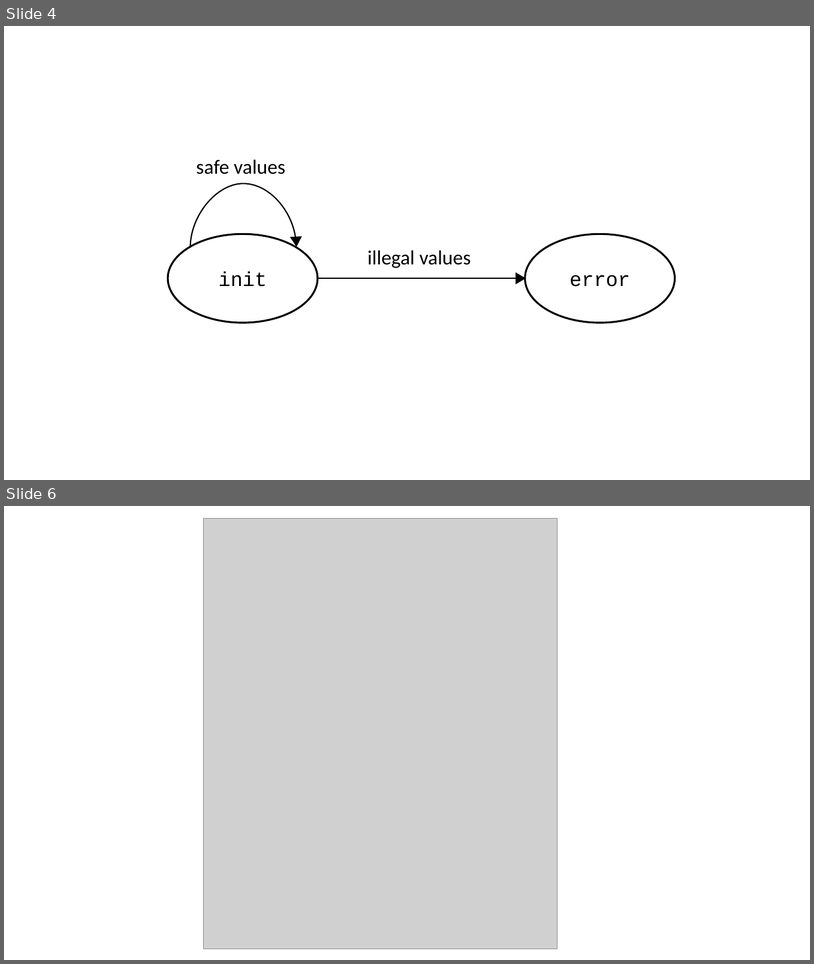
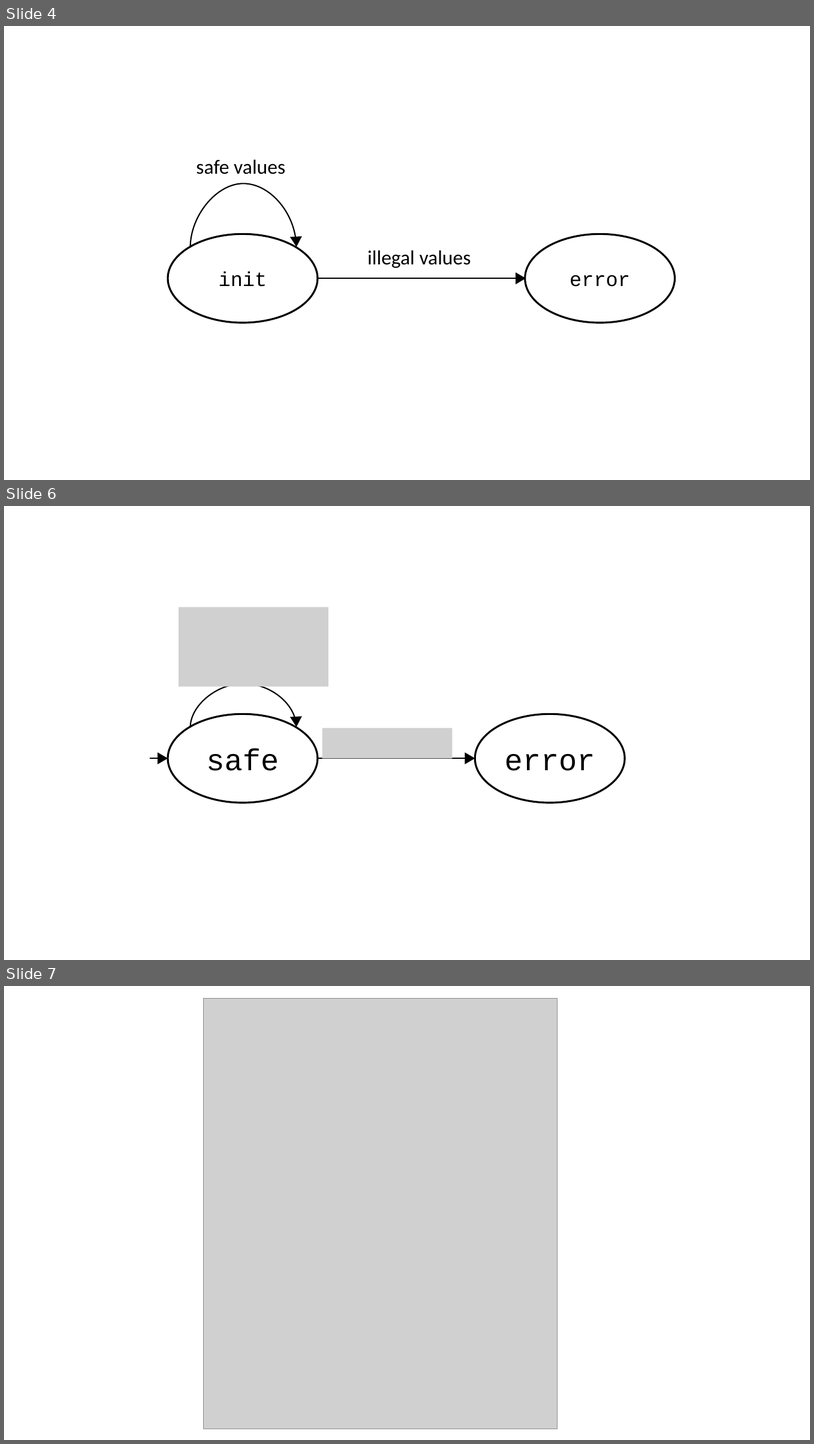
Before and after one commit to aritradhar/FSE2015, a slide deck: images/ArrayIndex.pptx. Shown one above the other, each under a label of ours: slides 4 and 6 before the commit, slides 4, 6 and 7 after it; the slides between them are not shown. The pictures are 814x964 and 814x1444 pixels, drawn with LibreOffice and Linux fonts; fonts in the diff are those of the drawing; grey boxes stand for pictures. Boxes give left, top, right and bottom in pixels: in the first picture for what was removed or moved away, otherwise in the second. Text is boxed around its words. In the diff, an @@ line names an element or a change of style, - is before the commit and + after.

```diff
--- a/images/ArrayIndex.pptx
+++ b/images/ArrayIndex.pptx
@@ slide 6 added at bbox=[4, 506, 810, 960], background #FFFFFF @@
@@ picture added at bbox=[179, 607, 329, 686] @@
@@ curved arrow added from (191, 727) to (296, 726), #000000 1.5 pt @@
@@ ellipse added at bbox=[168, 714, 318, 803], fill #FFFFFF, outline #000000 2.25 pt, 36 pt, text #000000 @@
+safe
@@ triangle added at bbox=[291, 717, 302, 726], fill #000000, outline #000000 1 pt @@
@@ ellipse added at bbox=[475, 714, 625, 803], fill #FFFFFF, outline #000000 2.25 pt, 36 pt, text #000000 @@
+error
@@ picture added at bbox=[322, 728, 452, 758] @@
@@ triangle added at bbox=[158, 753, 167, 763], fill #000000, outline #000000 1 pt @@
@@ triangle added at bbox=[465, 753, 474, 763], fill #000000, outline #000000 1 pt @@
@@ arrow added from (150, 758) to (168, 758), #000000 1.5 pt @@
@@ arrow added from (318, 758) to (475, 758), #000000 1 pt @@
@@ what was slide 6 is now slide 7 @@
```
Also in this commit, not shown: 1 slide changed, 2 other files.
